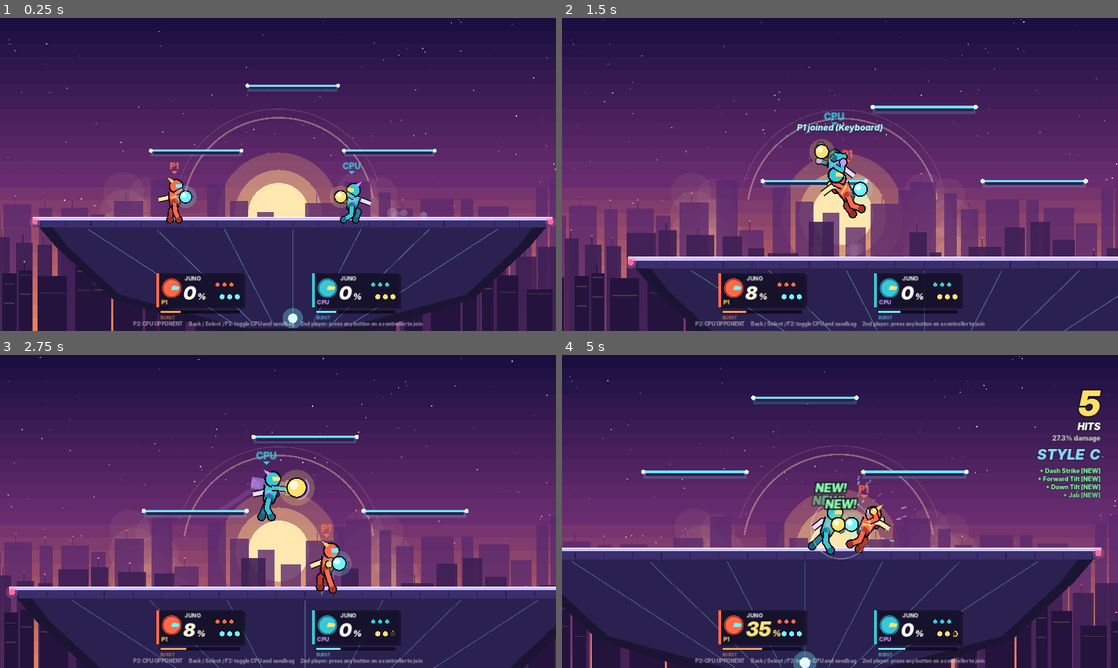
Above: before the commit, frames 1-4 (two rows, left to right).
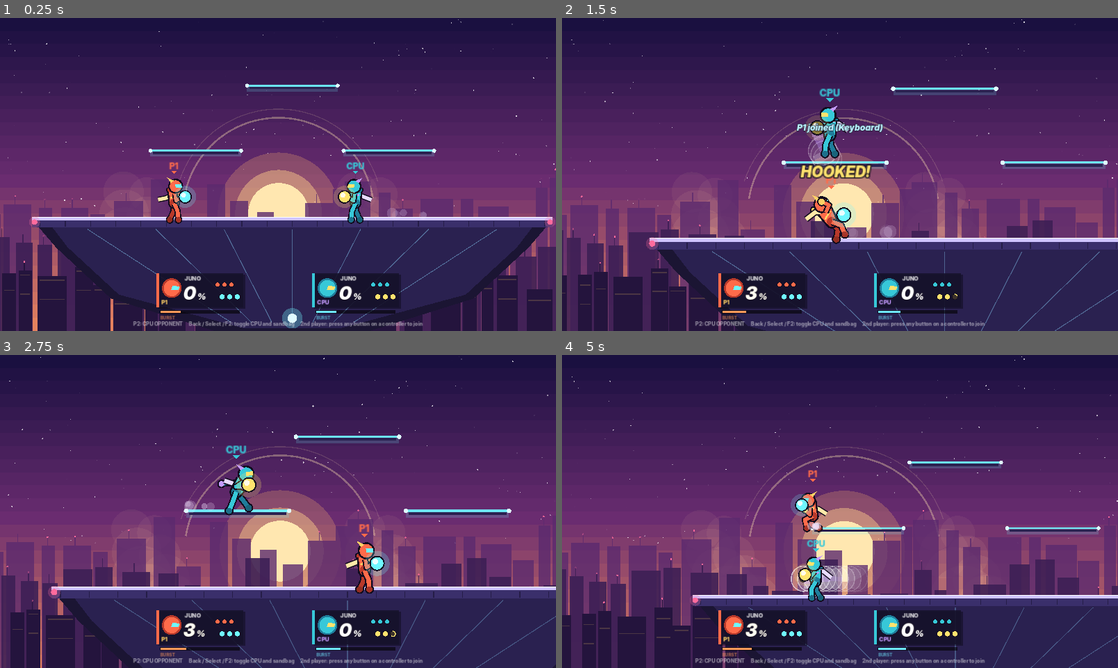
Above: after the commit, the same moments.

Repository: blpeters67/unnamed-platform-ball-fighter
Game: Godot game, scene res://scenes/main.tscn
Same seed, same stepped clock (60 frames per second), same inputs: the game is played once before the commit and once after it.
Inputs (mouse positions are in pixels of both pictures, inside the frame that each line leads up to):
- Up to frame 1 (0.25 s): no input
- Up to frame 2 (1.5 s): tap Enter at 0.5, 0.8 s; move the mouse to (962, 158) at 0.52 s; hold D 0.53-1.25 s; tap K at 0.6 s; click (962, 158) at 0.67 s; tap Space at 0.77, 1.07 s; drag from (728, 190) to (812, 237) at 1.27 s
- Up to frame 3 (2.75 s): move the mouse to (333, 442) at 2.02 s; hold D from 2.03 s (still down); tap J at 2.1 s; tap Shift at 2.3 s
- Up to frame 4 (5 s): release D at 2.75 s; drag from (812, 574) to (673, 464) at 2.77 s; move the mouse to (1006, 558) at 3.52 s; hold A 3.53-4.25 s; tap L at 3.6 s; tap Space at 3.77, 4.07 s; tap U at 3.8 s; drag from (673, 464) to (756, 433) at 4.27 s

The runs differ from the first frame. In frame 1, 1.5% of the frame differs, in the area x 0-100%, y 18-100%; in frame 2, 16%; in frame 3, 11%; in frame 4, 27%, in the area x 0-100%, y 0-100%.

Commit message:
v0.3: button swaps, faster dash dance, knee fix, Falco utilt, Sheik fair, swipe lines, coyote jump, fast-fall buffer, longer air dodge
Co-Authored-By: Claude Opus 5.5 <noreply@anthropic.com>
Claude-Session: https://claude.ai/code/session_01JkYmfphxBCxHdFAGHV1CGB

Diff:
--- a/scripts/input/input_router.gd
+++ b/scripts/input/input_router.gd
@@ -20,8 +20,8 @@
 
 const KB1 := {
 	"left": [KEY_A], "right": [KEY_D], "up": [KEY_W], "down": [KEY_S],
-	"attack": [KEY_J, KEY_ENTER], "special": [KEY_K], "jump": [KEY_SPACE], "ball": [KEY_L],
-	"shield": [KEY_SHIFT, KEY_SEMICOLON], "grab": [KEY_U], "burst": [KEY_O], "smash": [KEY_H],
+	"attack": [KEY_K, KEY_ENTER], "special": [KEY_J], "jump": [KEY_SPACE], "ball": [KEY_SHIFT, KEY_SEMICOLON],
+	"shield": [KEY_L], "grab": [KEY_U], "burst": [KEY_O], "smash": [KEY_H],
 	"start": [KEY_ESCAPE], "back": [KEY_F2],
 }
 const KB2 := {
@@ -222,12 +222,12 @@
 			b |= Inp.C_LEFT if rx < 0 else Inp.C_RIGHT
 		else:
 			b |= Inp.C_UP if ry < 0 else Inp.C_DOWN
-	if Input.is_joy_button_pressed(j, JOY_BUTTON_A): b |= Inp.ATTACK
-	if Input.is_joy_button_pressed(j, JOY_BUTTON_B): b |= Inp.SPECIAL
+	if Input.is_joy_button_pressed(j, JOY_BUTTON_B): b |= Inp.ATTACK
+	if Input.is_joy_button_pressed(j, JOY_BUTTON_A): b |= Inp.SPECIAL
 	if Input.is_joy_button_pressed(j, JOY_BUTTON_X) or Input.is_joy_button_pressed(j, JOY_BUTTON_Y): b |= Inp.JUMP
-	if Input.is_joy_button_pressed(j, JOY_BUTTON_RIGHT_SHOULDER): b |= Inp.BALL
+	if Input.is_joy_button_pressed(j, JOY_BUTTON_RIGHT_SHOULDER): b |= Inp.SHIELD
 	if Input.is_joy_button_pressed(j, JOY_BUTTON_LEFT_SHOULDER): b |= Inp.BURST
-	if Input.get_joy_axis(j, JOY_AXIS_TRIGGER_RIGHT) > TRIGGER: b |= Inp.SHIELD
+	if Input.get_joy_axis(j, JOY_AXIS_TRIGGER_RIGHT) > TRIGGER: b |= Inp.BALL
 	if Input.get_joy_axis(j, JOY_AXIS_TRIGGER_LEFT) > TRIGGER: b |= Inp.GRAB
 	if Input.is_joy_button_pressed(j, JOY_BUTTON_START): b |= Inp.START
 	if Input.is_joy_button_pressed(j, JOY_BUTTON_BACK): b |= Inp.BACK
--- a/scripts/sim/char_juno.gd
+++ b/scripts/sim/char_juno.gd
@@ -12,8 +12,8 @@
 const WALK_SLOW := 280
 const DASH_SPEED := 1050
 const RUN_SPEED := 920
-const DASH_FRAMES := 11
-const SKID_FRAMES := 9
+const DASH_FRAMES := 9
+const SKID_FRAMES := 5
 const WALK_ACCEL := 140
 const GROUND_FRICTION := 90
 const AIR_SPEED := 600
@@ -52,8 +52,10 @@
 	# ---------------- Tilts ----------------
 	m["ftilt"] = {"name": "Forward Tilt", "type": "tilt", "len": 27,
 		"hb": [hb(6, 8, 60, -48, 30, 8, 35, 700, 780)]}
-	m["utilt"] = {"name": "Up Tilt", "type": "tilt", "len": 25,
-		"hb": [hb(5, 10, 6, -108, 38, 6, 94, 780, 430)]}
+	# Flip kick: one quick foot arc from in front, over the head, to behind.
+	m["utilt"] = {"name": "Up Tilt", "type": "tilt", "len": 22,
+		"hb": [hb(4, 5, 34, -40, 30, 6, 84, 720, 380), hb(6, 7, 20, -96, 34, 6, 90, 740, 380),
+			hb(8, 10, -24, -88, 32, 6, 98, 720, 380)]}
 	m["dtilt"] = {"name": "Down Tilt", "type": "tilt", "len": 19,
 		"hb": [hb(5, 7, 54, -12, 26, 5, 78, 660, 300)]}
 	m["dash"] = {"name": "Dash Attack", "type": "tilt", "len": 34,
@@ -69,8 +71,9 @@
 	# ---------------- Aerials ----------------
 	m["nair"] = {"name": "Neutral Air", "type": "aerial", "air": true, "len": 34, "landlag": 7,
 		"hb": [hb(4, 7, 0, -48, 46, 8, 50, 560, 600), hb(8, 18, 0, -48, 42, 4, 60, 460, 300)]}
-	m["fair"] = {"name": "Forward Air", "type": "aerial", "air": true, "len": 36, "landlag": 11,
-		"hb": [hb(7, 10, 48, -56, 34, 10, 42, 700, 980)]}
+	# Quick overhead chop: fast, tiny landing lag, low knockback. A combo tool.
+	m["fair"] = {"name": "Forward Air", "type": "aerial", "air": true, "len": 25, "landlag": 5,
+		"hb": [hb(5, 7, 46, -50, 32, 5, 48, 520, 420)]}
 	m["bair"] = {"name": "Back Air", "type": "aerial", "air": true, "len": 34, "landlag": 12,
 		"hb": [hb(6, 9, -54, -50, 32, 12, 140, 850, 1280)]}
 	m["uair"] = {"name": "Up Air", "type": "aerial", "air": true, "len": 30, "landlag": 8,
--- a/scripts/sim/game_sim.gd
+++ b/scripts/sim/game_sim.gd
@@ -62,7 +62,7 @@
 		"buf": buf, "tech_age": 99, "landlag": 0, "partner": -1, "grab_t": 0, "mash": 0,
 		"stale": [], "respawn": 0, "ff": false, "dir": 0, "kos": 0, "best_combo": 0,
 		"ledge_cd": 0, "ledge_grabs": 0, "ledge_side": 0, "ledge_opt": 0,
-		"charges": BALL_CHARGES, "charge_t": 0, "burst_safe": false}
+		"charges": BALL_CHARGES, "charge_t": 0, "burst_safe": false, "coyote": 0, "ffb": 0}
 
 func _new_ball(owner: int) -> Dictionary:
 	return {"owner": owner, "st": B_HELD, "x": 0, "y": 0, "vx": 0, "vy": 0, "dx": 0, "dy": 0,
@@ -350,9 +350,14 @@
 			_set_state(f, S_SKID)
 
 func _st_run(f: Dictionary) -> void:
+	var sx := Inp.sx(f.inp)
+	# Flicking back out of a run turns around with a fresh dash.
+	if sx == -f.face and _buffered(f, Inp.DASH):
+		_consume(f, Inp.DASH)
+		_start_dash(f, sx)
+		return
 	if _ground_actions(f):
 		return
-	var sx := Inp.sx(f.inp)
 	if sx != f.face:
 		_set_state(f, S_SKID)
 		f.dir = sx
@@ -361,6 +366,11 @@
 
 func _st_skid(f: Dictionary) -> void:
 	f.vx = FX.approach0(f.vx, CharJuno.GROUND_FRICTION + 30)
+	var sx := Inp.sx(f.inp)
+	if sx != 0 and _buffered(f, Inp.DASH):
+		_consume(f, Inp.DASH)
+		_start_dash(f, sx)
+		return
 	if _buffered(f, Inp.JUMP):
 		_consume(f, Inp.JUMP)
 		_set_state(f, S_JUMPSQUAT)
@@ -548,6 +558,8 @@
 		events.append({"t": "jump", "id": f.id, "x": f.x, "y": f.y})
 
 func _st_air(f: Dictionary) -> void:
+	if f.coyote > 0:
+		f.coyote -= 1
 	if _air_actions(f):
 		return
 	_air_physics(f, 1000)
@@ -566,9 +578,19 @@
 		_set_state(f, S_AIRDODGE)
 		f.dir = (Inp.sx(f.inp) + 1) * 3 + (Inp.sy_up(f.inp) + 1)
 		return true
+	if _buffered(f, Inp.JUMP) and f.coyote > 0:
+		# Coyote time: a jump just after walking off a ledge is a grounded jump
+		# and keeps the double jump.
+		_consume(f, Inp.JUMP)
+		f.coyote = 0
+		f.vy = CharJuno.FULL_HOP
+		f.ff = false
+		events.append({"t": "jump", "id": f.id, "x": f.x, "y": f.y})
+		return true
 	if _buffered(f, Inp.JUMP) and f.jumps > 0:
 		_consume(f, Inp.JUMP)
 		f.jumps -= 1
+		f.coyote = 0
 		f.vy = CharJuno.DOUBLE_JUMP
 		f.vx = Inp.sx(f.inp) * CharJuno.AIR_SPEED
 		f.ff = false
@@ -609,8 +631,15 @@
 	return false
 
 func _air_physics(f: Dictionary, drift_pm: int) -> void:
-	if _pressed(f, Inp.DOWN) and f.vy > -200:
+	# Fast-fall forgiveness: a down press up to 6 frames early still counts,
+	# and holding down right after leaving a ledge fast-falls too.
+	if _pressed(f, Inp.DOWN):
+		f.ffb = 6
+	elif f.ffb > 0:
+		f.ffb -= 1
+	if f.vy > -200 and (f.ffb > 0 or (f.coyote > 0 and (f.inp & Inp.DOWN) != 0)):
 		f.ff = true
+		f.ffb = 0
 	var maxf: int = CharJuno.FAST_FALL if f.ff else CharJuno.MAX_FALL
 	if f.ff:
 		f.vy = maxi(f.vy, CharJuno.FAST_FALL / 2)
@@ -1037,13 +1066,13 @@
 	if f.sf == 1:
 		var sx: int = f.dir / 3 - 1
 		var sy: int = f.dir % 3 - 1
-		var sp := 1050 if (sx == 0 or sy == 0) else 742
+		var sp := 1600 if (sx == 0 or sy == 0) else 1131
 		f.vx = sx * sp
 		f.vy = -sy * sp
 		f.ff = false
 	if f.sf <= 18:
-		f.vx = f.vx * 88 / 100
-		f.vy = f.vy * 88 / 100
+		f.vx = f.vx * 91 / 100
+		f.vy = f.vy * 91 / 100
 	else:
 		_air_physics(f, 500)
 	if f.sf >= 28:
@@ -1265,6 +1294,7 @@
 		S_IDLE, S_WALK, S_LAND, S_SHIELD, S_SHIELDSTUN, S_ROLL, S_SPOTDODGE, S_KNOCKDOWN, S_GETUP, S_TECH, S_JUMPSQUAT, S_DASH, S_RUN, S_SKID:
 			_set_state(f, S_AIR)
 			f.tumble = false
+			f.coyote = 5
 
 func _on_land(f: Dictionary) -> void:
 	f.ground = true
--- a/scripts/view/fighter_art.gd
+++ b/scripts/view/fighter_art.gd
@@ -14,9 +14,9 @@
 # Which limb strikes for each move, and a wind-up offset for it.
 const STRIKE := {
 	"jab": ["hand_f", Vector2(4, -56)], "jab2": ["hand_b", Vector2(0, -58)], "jab3": ["foot_f", Vector2(-10, -20)],
-	"ftilt": ["foot_f", Vector2(-8, -18)], "utilt": ["hand_f", Vector2(14, -50)], "dtilt": ["foot_f", Vector2(0, -8)],
+	"ftilt": ["foot_f", Vector2(-8, -18)], "utilt": ["foot_f", Vector2(30, -20)], "dtilt": ["foot_f", Vector2(0, -8)],
 	"dash": ["foot_f", Vector2(-6, -30)], "fsmash": ["hand_f", Vector2(-30, -60)], "usmash": ["hand_f", Vector2(20, -30)],
-	"dsmash": ["foot_f", Vector2(0, -16)], "nair": ["foot_f", Vector2(6, -30)], "fair": ["foot_f", Vector2(-10, -40)],
+	"dsmash": ["foot_f", Vector2(0, -16)], "nair": ["foot_f", Vector2(6, -30)], "fair": ["hand_f", Vector2(6, -104)],
 	"bair": ["foot_b", Vector2(4, -30)], "uair": ["foot_f", Vector2(10, -24)], "dair": ["foot_f", Vector2(8, -40)],
 	"nspecial": ["hand_f", Vector2(10, -50)], "sspecial": ["hand_f", Vector2(-10, -56)], "uspecial": ["hand_f", Vector2(10, -40)],
 	"dspecial": ["foot_f", Vector2(10, -40)], "dspecial_air": ["foot_f", Vector2(4, -12)], "dspecial_land": ["foot_f", Vector2(6, -6)],
@@ -264,6 +264,15 @@
 				p.rot = float(mf - f0) / maxf(1.0, f1 - f0) * TAU * (2.0 if id == "nspecial" else 1.0)
 				p.hand_b = Vector2(-34, -54)
 				p.foot_b = Vector2(-30, -20)
+		"utilt":
+			# Falco-style flip kick: backflip while the foot sweeps the arc
+			if mf >= 3 and mf <= 13:
+				var k = float(mf - 3) / 10.0
+				p.rot = -k * TAU
+				p.foot_f = Vector2(30, -40)
+				p.foot_b = Vector2(10, -20)
+				p.hand_f = Vector2(10, -40)
+				p.hand_b = Vector2(-10, -40)
 		"uspecial":
 			p.rot = prog * TAU * 2.0 if mf >= 5 and mf <= 20 else 0.0
 			p.foot_f = Vector2(6, -6)
@@ -282,7 +291,7 @@
 				p.neck.x += 10
 				p.head.x += 14
 				p.foot_b = Vector2(-30, -10)
-		"jab3", "dash", "ftilt", "fair":
+		"jab3", "dash", "ftilt":
 			if mf >= f0 and mf <= f1:
 				p.foot_b = Vector2(-14, -4 if f.ground else -26)
 
@@ -326,8 +335,9 @@
 	var hb: Vector2 = W.call(p.hand_b)
 	var ff: Vector2 = W.call(p.foot_f)
 	var fb: Vector2 = W.call(p.foot_b)
-	var bend_arm = -1.0 * face
-	var bend_leg = 1.0 * face
+	# Knees point forward, elbows point back/down (in the facing direction).
+	var bend_arm = 1.0 * face
+	var bend_leg = -1.0 * face
 	# Back limbs (darker)
 	_limb(ci, shoulder, hb, ik(shoulder, hb, 18, 18, bend_arm), 8.0, c_dark, c_out, c_acc, 6.5)
 	_limb(ci, hip, fb, ik(hip, fb, 22, 22, bend_leg), 10.0, c_dark, c_out, c_dark.darkened(0.2), 7.0)
--- a/scripts/view/hud.gd
+++ b/scripts/view/hud.gd
@@ -215,23 +215,23 @@
 	var col1 = [
 		"CONTROLLER (Xbox / PlayStation / Switch)",
 		"Left stick: walk (tilt) / dash (flick)",
-		"A: attack    B: special",
+		"B: attack    A: special",
 		"X / Y: jump",
 		"Right stick: smash attacks (air: aerials)",
-		"Flick stick + A: smash attack",
-		"RB: throw ball / recall ball",
-		"RT: shield (tap = parry)   LT: grab",
+		"Flick stick + B: smash attack",
+		"RT: throw ball / recall ball",
+		"RB: shield (tap = parry)   LT: grab",
 		"LB: BURST when the meter is full",
 		"Start: pause    Back/Select: CPU / sandbag",
 	]
 	var col2 = [
 		"KEYBOARD",
 		"WASD or arrows: move (tap = dash)",
-		"J or Enter: attack    K: special",
+		"K or Enter: attack    J: special",
 		"Space: jump",
-		"H + direction + J: smash attack",
-		"L: throw ball / recall ball",
-		"Shift or ;: shield    U: grab",
+		"H + direction + K: smash attack",
+		"Shift or ;: throw ball / recall ball",
+		"L: shield (tap = parry)    U: grab",
 		"O: BURST",
 		"Esc: pause  F2: CPU/sandbag  F11: fullscreen",
 		"2nd keyboard player: press numpad 1 to join",
@@ -286,4 +286,4 @@
 		_text(font_ui, Vector2(x, 562), "Longest combo: %d hits" % f.best_combo, HORIZONTAL_ALIGNMENT_LEFT, 400, 32, Color.WHITE)
 		_text(font_ui, Vector2(x, 604), "Stocks left: %d" % maxi(0, f.stocks), HORIZONTAL_ALIGNMENT_LEFT, 400, 32, Color.WHITE)
 	var blink = 0.6 + 0.4 * sin(m.t * 4.0)
-	_text(font_ui, Vector2(0, 760), "Press A / J to play again", HORIZONTAL_ALIGNMENT_CENTER, vs.x, 34, Color(1, 1, 1, blink))
+	_text(font_ui, Vector2(0, 760), "Press B / K to play again", HORIZONTAL_ALIGNMENT_CENTER, vs.x, 34, Color(1, 1, 1, blink))
--- a/scripts/view/match.gd
+++ b/scripts/view/match.gd
@@ -35,6 +35,7 @@
 var cam_pos = Vector2(0, -200)
 var cam_zoom = 1.0
 var last_move = ["", ""]
+var swipes = [[], []]   # white swipe lines showing each move's reach
 var combo_ui = [{}, {}]     # live combo display per attacker
 var summaries: Array = []    # combo summary cards
 var pct_shake = [0.0, 0.0]
@@ -165,6 +166,15 @@
 				var pitch = 1.3 if ty == "jab" else (0.8 if ty == "smash" else 1.0)
 				Sfx.play("swing", pitch + randf() * 0.1, -6.0)
 		last_move[f.id] = mv
+		# Record active hitboxes as a white swipe (shows exactly how big the move is)
+		var sw: Array = swipes[f.id]
+		if mv != "" and sim.moves[mv].has("hb") and f.hitlag == 0:
+			for h in sim.moves[mv].hb:
+				if f.mf >= h.f0 and f.mf <= h.f1:
+					var c: Vector2i = sim.hitbox_world(f, h)
+					sw.append({"p": w(c.x, c.y), "r": float(h.r), "life": 1.0, "mv": mv + str(f.id), "g": h.g})
+		elif f.state == GameSim.S_BURST and f.sf >= 3 and f.sf <= 8:
+			sw.append({"p": w(f.x, f.y - 46 * U), "r": 175.0, "life": 1.0, "mv": "burst", "g": 0})
 
 # =====================================================================
 # Training dummy / sparring CPU (local only, never in netplay)
@@ -512,6 +522,10 @@
 				pa.v *= pow(0.92, k)
 				pa.p.y -= 0.3 * k
 	particles = particles.filter(func(pa): return pa.life > 0)
+	for i in 2:
+		for sp in swipes[i]:
+			sp.life -= dt * 5.0
+		swipes[i] = swipes[i].filter(func(sp): return sp.life > 0)
 	for pp in popups:
 		pp.t += dt
 	popups = popups.filter(func(pp): return pp.t < (1.6 if pp.world else 2.2))
@@ -699,6 +713,16 @@
 	# Hooked victim glow
 	if f.state == GameSim.S_HOOKED:
 		draw_circle(origin + Vector2(0, -46), 58, Color(pal(1 - f.id).visor, 0.22))
+	# White swipe: the swept area of the move's hitboxes
+	if not sil:
+		var sw: Array = swipes[f.id]
+		for i in sw.size():
+			var sp: Dictionary = sw[i]
+			var a2: float = clampf(sp.life, 0, 1)
+			draw_circle(sp.p, sp.r, Color(1, 1, 1, 0.16 * a2))
+			if i > 0 and sw[i - 1].mv == sp.mv and sw[i - 1].p.distance_to(sp.p) < 120:
+				draw_line(sw[i - 1].p, sp.p, Color(1, 1, 1, 0.5 * a2), sp.r * 1.6)
+			draw_arc(sp.p, sp.r, 0, TAU, 28, Color(1, 1, 1, 0.75 * a2), 2.5)
 	# Attack trail (motion smear)
 	var tr: Array = trails[f.id]
 	if tr.size() >= 2 and not sil:
--- a/tests/test_sim.gd
+++ b/tests/test_sim.gd
@@ -15,6 +15,7 @@
 	test_recovery()
 	test_ledge()
 	test_charges_grapple_burst()
+	test_coyote_airdodge()
 	print("RESULT: ", "PASS" if fails == 0 else "FAIL (%d)" % fails)
 	quit(1 if fails else 0)
 
@@ -271,3 +272,40 @@
 		for e in b.events:
 			if e.t == "ko": kos += 1
 	check(kos == 0, "burst at 900 percent near the edge does not KO (pushed to x=%d)" % (b.st.f[0].x / FX.U))
+
+func test_coyote_airdodge() -> void:
+	print("coyote jump / fast-fall forgiveness / air dodge")
+	var sim := GameSim.new()
+	var f: Dictionary = sim.st.f[0]
+	sim.st.f[1].x = -500 * FX.U
+	f.x = 600 * FX.U
+	var n := 0
+	while sim.st.f[0].ground and n < 120:
+		run(sim, Inp.RIGHT, 0, 1)
+		n += 1
+	run(sim, Inp.RIGHT, 0, 2)
+	run(sim, Inp.RIGHT | Inp.JUMP, 0, 1)
+	f = sim.st.f[0]
+	check(f.vy < CharJuno.DOUBLE_JUMP / 2 and f.jumps == CharJuno.EXTRA_JUMPS, "jump 3 frames after walking off is a grounded jump and keeps the double jump")
+	var sim2 := GameSim.new()
+	var g: Dictionary = sim2.st.f[0]
+	g.y = -300 * FX.U
+	g.ground = false
+	g.state = GameSim.S_AIR
+	g.vy = -400
+	run(sim2, Inp.DOWN, 0, 1)
+	run(sim2, 0, 0, 8)
+	check(sim2.st.f[0].ff, "down pressed slightly before the peak still fast-falls")
+	var sim3 := GameSim.new()
+	var h: Dictionary = sim3.st.f[0]
+	h.y = -400 * FX.U
+	h.x = -200 * FX.U
+	h.ground = false
+	h.state = GameSim.S_AIR
+	run(sim3, 0, 0, 1)
+	var x0: int = sim3.st.f[0].x
+	run(sim3, Inp.RIGHT | Inp.SHIELD, 0, 1)
+	run(sim3, Inp.RIGHT, 0, 20)
+	var dist: int = (sim3.st.f[0].x - x0) / FX.U
+	print("    air dodge distance: ", dist, " px")
+	check(dist > 120, "directional air dodge travels over 120 px")
